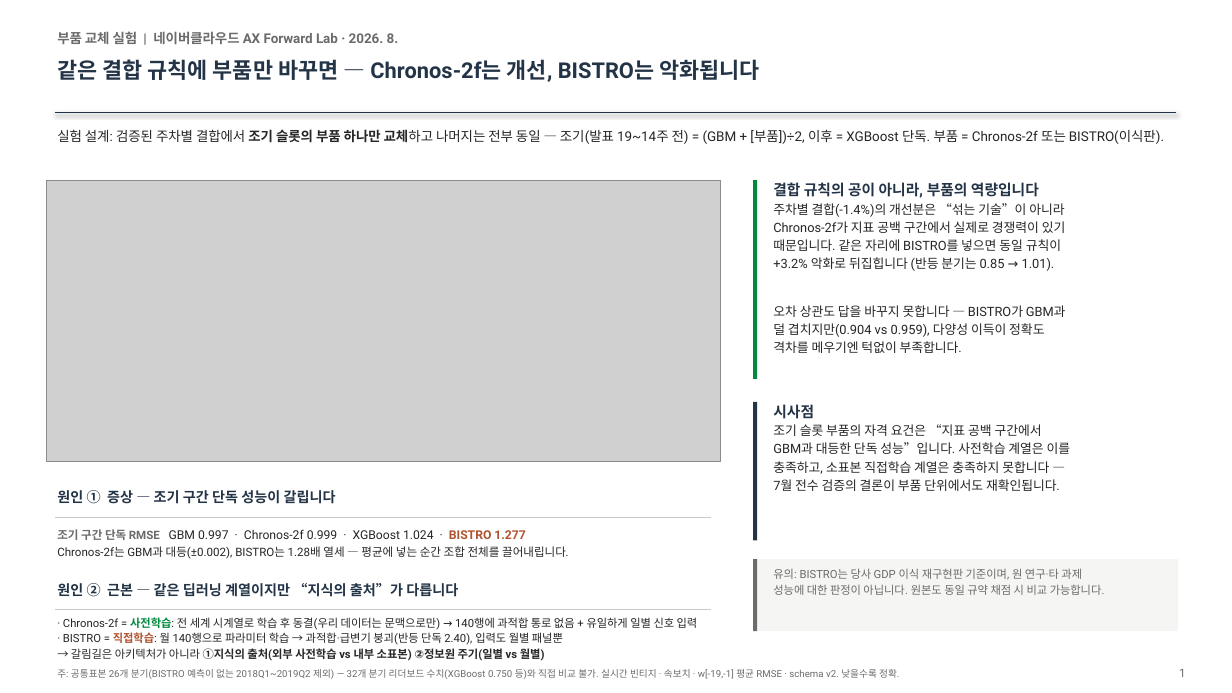
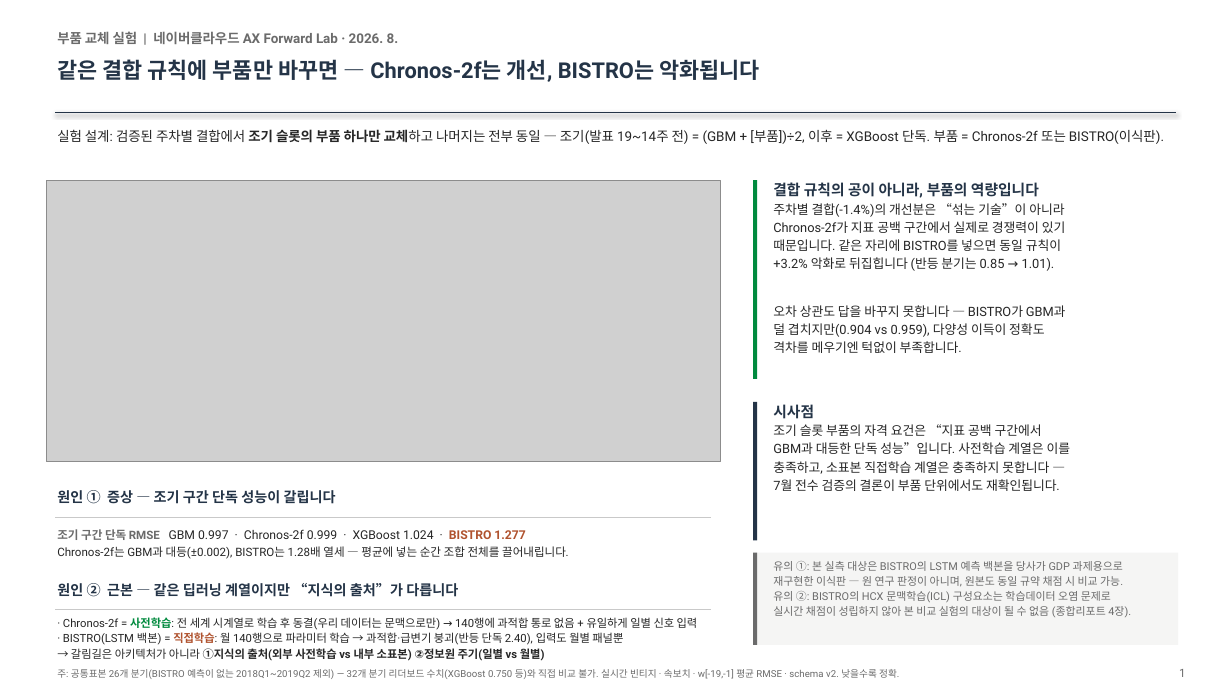
Before and after one commit to shezgone/bistro-lstm, a slide deck: slide 1 of docs/부품비교_Chronos2f_vs_BISTRO_1p_2026-08-12.pptx. Drawn at 1232x693 pixels with LibreOffice and Linux fonts; fonts in the diff are those of the drawing; grey boxes stand for pictures. Boxes give left, top, right and bottom in pixels: in the first picture for what was removed or moved away, otherwise in the second. Text is boxed around its words. In the diff, an @@ line names an element or a change of style, - is before the commit and + after.

```diff
--- a/docs/부품비교_Chronos2f_vs_BISTRO_1p_2026-08-12.pptx
+++ b/docs/부품비교_Chronos2f_vs_BISTRO_1p_2026-08-12.pptx
@@ rectangle: place and size @@
-rectangle at <box>753,559,1178,631</box>
+rectangle at <box>753,553,1178,645</box>
@@ rectangle: place and size @@
-rectangle at <box>753,559,757,631</box>
+rectangle at <box>753,553,757,645</box>
@@ text at <box>773,561,1131,617</box>: text changed; size 8.8 to 8.5 pt @@
-유의: BISTRO는 당사 GDP 이식 재구현판 기준이며, 원 연구·타 과제
-성능에 대한 판정이 아닙니다. 원본도 동일 규약 채점 시 비교 가능합니다.
+유의 ①: 본 실측 대상은 BISTRO의 LSTM 예측 백본을 당사가 GDP 과제용으로
+재구현한 이식판 — 원 연구 판정이 아니며, 원본도 동일 규약 채점 시 비교 가능.
+유의 ②: BISTRO의 HCX 문맥학습(ICL) 구성요소는 학습데이터 오염 문제로
+실시간 채점이 성립하지 않아 본 비교 실험의 대상이 될 수 없음 (종합리포트 4장).
@@ text at <box>63,632,623,645</box>: text changed @@
-· BISTRO = 직접학습: 월 140행으로 파라미터 학습 → 과적합·급변기 붕괴(반등 단독 2.40), 입력도 월별 패널뿐
+· BISTRO(LSTM 백본) = 직접학습: 월 140행으로 파라미터 학습 → 과적합·급변기 붕괴(반등 단독 2.40), 입력도 월별 패널뿐
```
Also in this commit, not shown: 2 other files.
